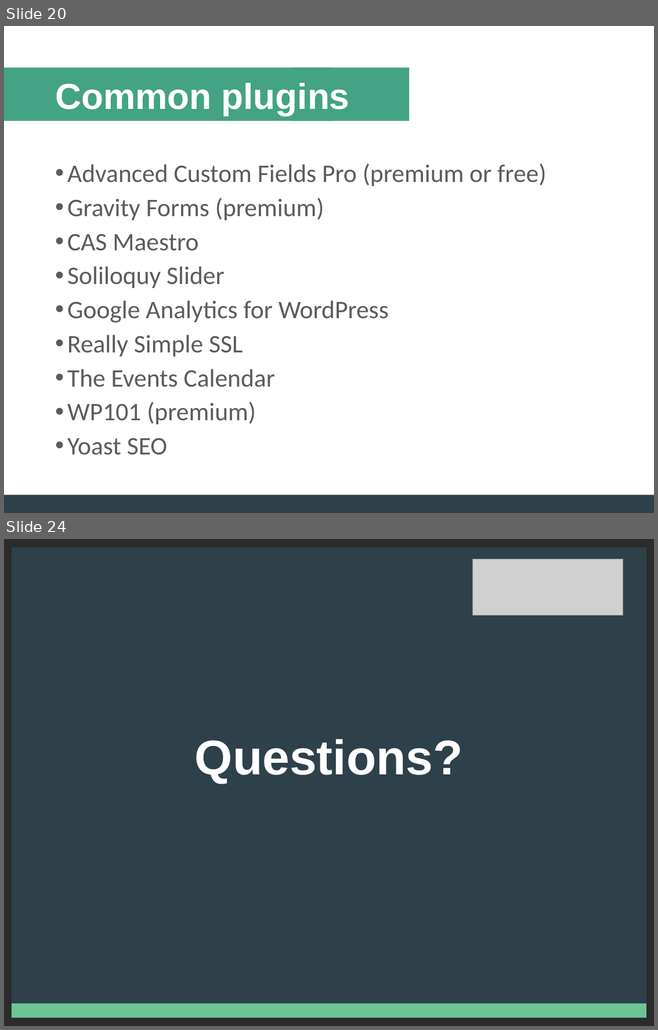
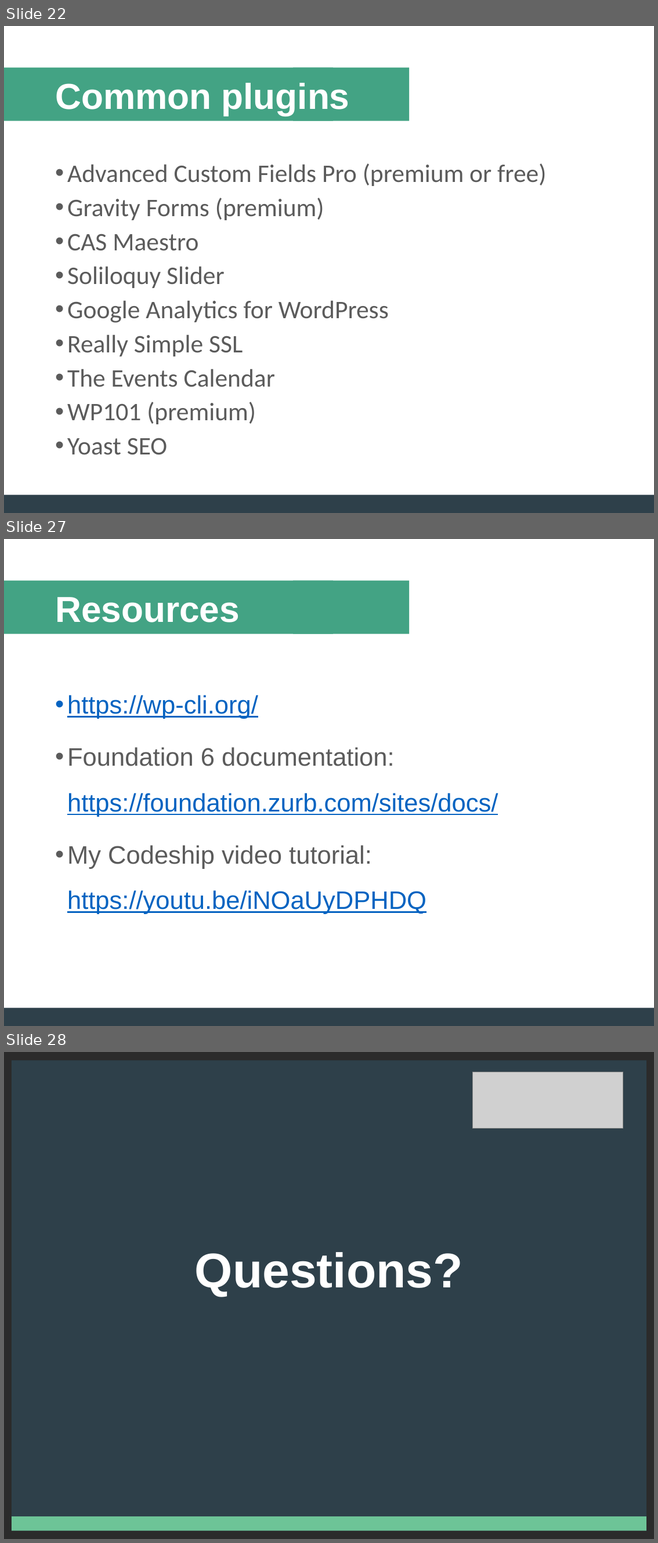
Before and after one commit to ZachWatkins/Presentation-Building-Deploying-Maintaining-WordPress-Sites, a slide deck: WordPress-Presentation.pptx. Shown one above the other, each under a label of ours: slides 20 and 24 before the commit, slides 22, 27 and 28 after it; the slides between them are not shown. The pictures are 658x1030 and 658x1543 pixels, drawn with LibreOffice and Linux fonts; fonts in the diff are those of the drawing; grey boxes stand for pictures; background and template pictures are left out; a plain dark background stands for a picture behind light text. Boxes give left, top, right and bottom in pixels: in the first picture for what was removed or moved away, otherwise in the second. Text is boxed around its words. In the diff, an @@ line names an element or a change of style, - is before the commit and + after.

```diff
--- a/WordPress-Presentation.pptx
+++ b/WordPress-Presentation.pptx
@@ slide 27 added at [4, 539, 654, 1026], background #FFFFFF; not listed: 2 template elements that a slide beside it also shows @@
@@ rectangle added at [293, 581, 409, 634], fill #43A384 @@
@@ title added at [55, 597, 239, 623], 40 pt, text #FFFFFF, bold @@
+Resources
@@ text added at [67, 695, 498, 914], 28 pt, text #0563C1, underline @@
+• https://wp-cli.org/
+• Foundation 6 documentation:
+  https://foundation.zurb.com/sites/docs/
+• My Codeship video tutorial:
+  https://youtu.be/iNOaUyDPHDQ
@@ what was slide 20 is now slide 22 @@
@@ what was slide 24 is now slide 28 @@
```
Also in this commit, not shown: 14 slides changed, 3 other slides added.
